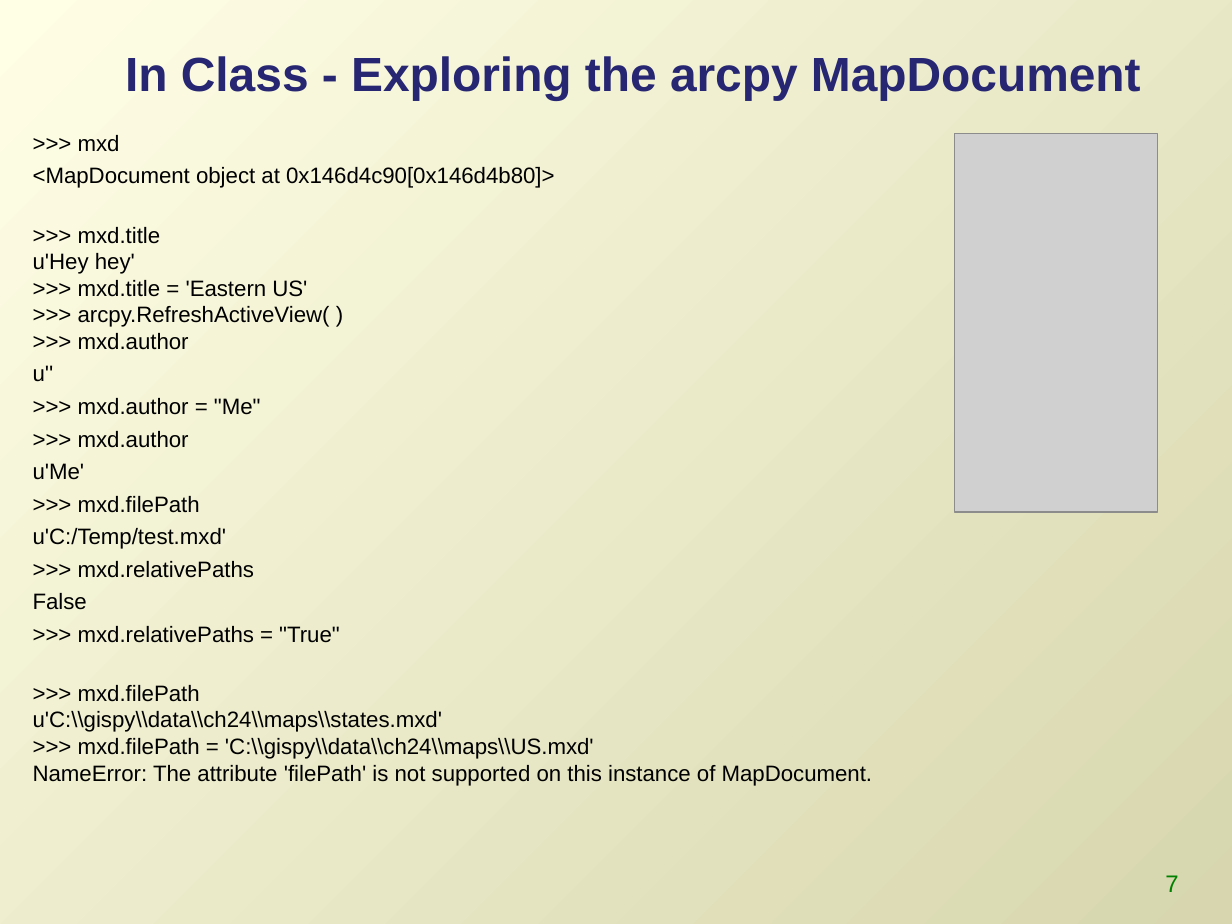
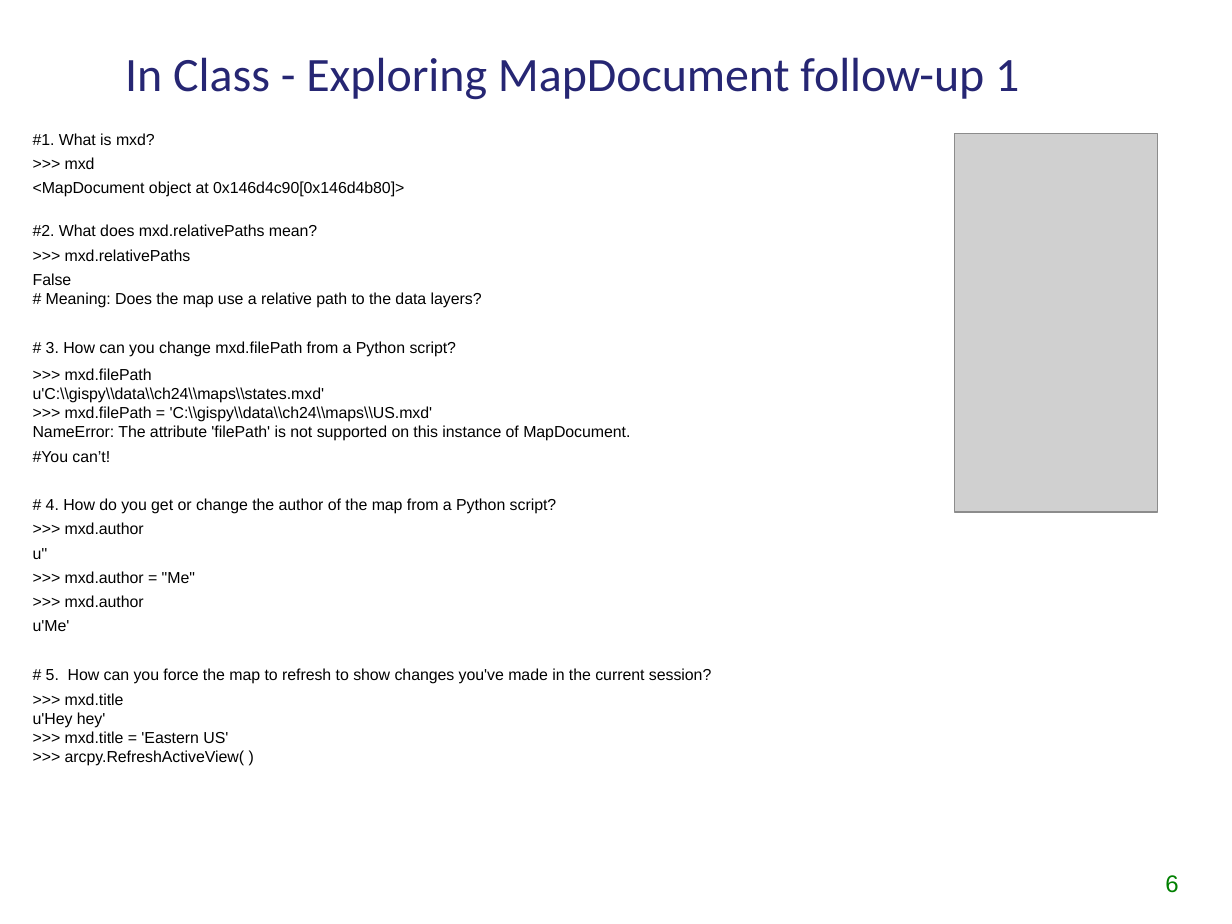
Before and after one commit to lgtateos/gis540, a slide deck: slide 6 of slides/arcpyMapping.ppt (slide 7 before the commit). Drawn at 1232x924 pixels with LibreOffice and Linux fonts; fonts in the diff are those of the drawing; grey boxes stand for pictures. Boxes give left, top, right and bottom in pixels: in the first picture for what was removed or moved away, otherwise in the second. Text is boxed around its words. In the diff, an @@ line names an element or a change of style, - is before the commit and + after.

```diff
--- a/slides/arcpyMapping.ppt
+++ b/slides/arcpyMapping.ppt
@@ background gradient #FFFFE6 to #D7D6AE to #FFFFFF @@
@@ title at (x1=125, y1=57, x2=1019, y2=100): text changed; font Arial to Calibri; bold off @@
-In Class - Exploring the arcpy MapDocument
+In Class - Exploring MapDocument follow-up 1
@@ text at (x1=33, y1=133, x2=155, y2=145): paragraph added @@
+#1. What is mxd?
@@ text at (x1=33, y1=157, x2=404, y2=631): size 12.9 to 9.3 pt in ">>> mxd", "<MapDocument object at 0x146d4c90[0x146d4b80]>", "u''", ">>> mxd.author = "Me"" and 2 more places @@
@@ text at (x1=33, y1=224, x2=630, y2=534): text changed; size 12.9 to 9.3 pt @@
->>> mxd.title
-u'Hey hey'
->>> mxd.title = 'Eastern US'
->>> arcpy.RefreshActiveView( )
->>> mxd.author
+#2. What does mxd.relativePaths mean?
+>>> mxd.relativePaths
+False
+# Meaning: Does the map use a relative path to the data layers?
+# 3. How can you change mxd.filePath from a Python script?
+>>> mxd.filePath
+u'C:\\gispy\\data\\ch24\\maps\\states.mxd'
+>>> mxd.filePath = 'C:\\gispy\\data\\ch24\\maps\\US.mxd'
+NameError: The attribute 'filePath' is not supported on this instance of MapDocument.
+#You can’t!
+# 4. How do you get or change the author of the map from a Python script?
+>>> mxd.author
@@ text at (x1=33, y1=668, x2=711, y2=766): text changed; size 12.9 to 9.3 pt @@
->>> mxd.filePath
-u'C:/Temp/test.mxd'
->>> mxd.relativePaths
-False
->>> mxd.relativePaths = "True"
->>> mxd.filePath
-u'C:\\gispy\\data\\ch24\\maps\\states.mxd'
->>> mxd.filePath = 'C:\\gispy\\data\\ch24\\maps\\US.mxd'
-NameError: The attribute 'filePath' is not supported on this instance of MapDocument.
+# 5. How can you force the map to refresh to show changes you've made in the current session?
+>>> mxd.title
+u'Hey hey'
+>>> mxd.title = 'Eastern US'
+>>> arcpy.RefreshActiveView( )
@@ page number at (x1=1165, y1=875, x2=1178, y2=893): text changed @@
-7
+6
```
Also in this commit, not shown: 25 other slides changed, 7 slides added, 3 slides removed.
